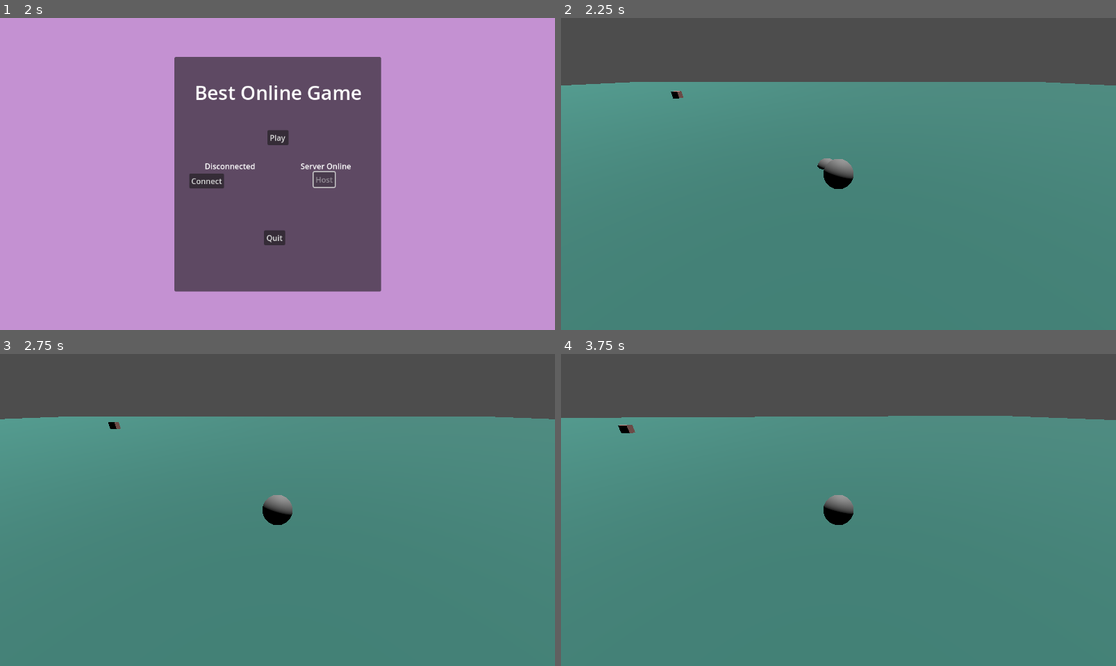
Above: before the commit, frames 1-4 (two rows, left to right).
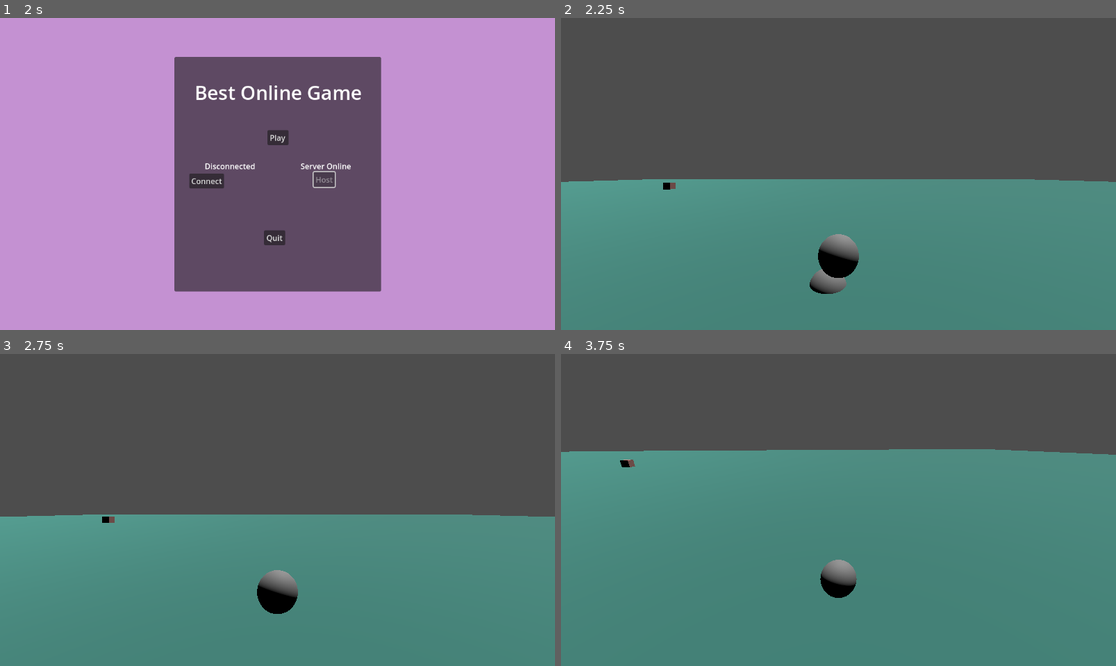
Above: after the commit, the same moments.

Repository: icvara/BestOnnlineGameEver
Game: Godot game, scene res://Menu/start_menu.tscn
The game is run twice, just before and just after one commit, with the same random seed, the same clock (stepped at 60 frames per second) and the same inputs.
Inputs (mouse positions are in pixels of both pictures, inside the frame that each line leads up to):
- Up to frame 1 (2 s): tap Enter at 0.5 s; move the mouse to (399, 158) at 0.52 s; hold D (right) 0.53-1.25 s; click "Host" at 1.25 s
- Up to frame 2 (2.25 s): click "Play" at 2 s
- Up to frame 3 (2.75 s): no input
- Up to frame 4 (3.75 s): tap Space at 2.75 s; move the mouse to (810, 510) at 2.77 s; hold W (up) from 2.78 s (still down); tap Enter at 3.5 s; move the mouse to (849, 503) at 3.52 s

Frame 1 is identical in both runs. In frame 2, 32% of the frame differs, in the area x 0-100%, y 20-89%; in frame 3, 32%; in frame 4, 12%.
Error before the commit: Invalid access to property or key 'global_transform' on a base object of type 'null instance'. (res://Player/player.gd:28)
Error after the commit: Invalid assignment of property or key 'position' with value of type 'Vector3' on a base object of type 'null instance'. (res://Player/player.gd:18)

Commit message:
movement SUCKS

Diff:
--- a/Player/player.gd
+++ b/Player/player.gd
@@ -1,37 +1,57 @@
 extends RigidBody3D
 
-@export var force_strength: float = 20.0
-@export var torque_strength: float = 5.0
-@export var target_path: NodePath  # assign your Camera3D here
+@export var rotation_speed := 0.005
+@export var camera_distance := 5.0
+@export var camera_height := 2.0
+@export var move_force := 2.0  # Adjust to taste
 
-var camera: Camera3D
+var yaw := 0.0
+var pitch := 0.0
 
-func _ready() -> void:
-	camera = get_node(target_path)
+var camera_pivot: Node3D = null
+var camera: Camera3D = null
 
-func _physics_process(delta: float) -> void:
-	var input_dir := Vector3.ZERO
+func _ready():
+	# Set initial camera offset
+	camera_pivot = %CameraPivot
+	camera = %CameraPivot/Camera
+	camera.position = Vector3(0, 0, camera_distance)
+	camera_pivot.position = Vector3(0, camera_height, 0)
+	Input.set_mouse_mode(Input.MOUSE_MODE_CAPTURED)  # Capture mouse
 
+
+func _physics_process(delta):
+	var input_vector := Vector3.ZERO
+		# Update camera pivot to follow ball position + height
+	camera_pivot.global_position = global_position + Vector3(0, camera_height, 0)
+	# Get input
 	if Input.is_action_pressed("up"):
-		input_dir.z += 1
+		input_vector.z -= 1
 	if Input.is_action_pressed("down"):
-		input_dir.z -= 1
+		input_vector.z += 1
 	if Input.is_action_pressed("left"):
-		input_dir.x += 1
+		input_vector.x -= 1
 	if Input.is_action_pressed("right"):
-		input_dir.x -= 1
+		input_vector.x += 1
 
-	if input_dir != Vector3.ZERO:
-		input_dir = input_dir.normalized()
+	if input_vector != Vector3.ZERO:
+		input_vector = input_vector.normalized()
 
-		# Camera-relative movement
-		var forward = -camera.global_transform.basis.z
-		var right = camera.global_transform.basis.x
-		var move_dir = (forward * input_dir.z + right * input_dir.x).normalized()
+		# Rotate input to match camera orientation
+		var cam_yaw :float= camera_pivot.rotation.y
+		var direction := input_vector.rotated(Vector3.UP, cam_yaw)
 
-		# Apply force
-		apply_central_force(move_dir * force_strength)
+		# Apply force in the desired direction
+		apply_torque_impulse(direction.cross(Vector3.UP) * move_force)
 
-		# Optional torque for rolling
-		var torque = Vector3(input_dir.z, 0, -input_dir.x) * torque_strength
-		apply_torque(Vector3(input_dir.z, 0, -input_dir.x) * torque_strength)
+func _unhandled_input(event):
+	if event is InputEventMouseMotion:
+		# Rotate camera based on mouse movement
+		yaw -= event.relative.x * rotation_speed
+		pitch -= event.relative.y * rotation_speed
+
+		# Clamp vertical rotation to avoid flipping
+		pitch = clamp(pitch, -1.0, 1.2)
+
+		# Apply rotation to pivot
+		camera_pivot.rotation = Vector3(pitch, yaw, 0)
--- a/Player/player.tscn
+++ b/Player/player.tscn
@@ -13,9 +13,6 @@
 
 [node name="Player" type="RigidBody3D"]
 script = ExtResource("1_l8h54")
-force_strength = null
-torque_strength = null
-target_path = null
 
 [node name="CollisionShape3D" type="CollisionShape3D" parent="."]
 shape = SubResource("SphereShape3D_l8h54")
--- /dev/null
+++ b/camera_pivot.gd
@@ -0,0 +1,26 @@
+extends Node3D
+
+@export var rotation_speed := 0.005
+@export var camera_distance := 5.0
+@export var camera_height := 2.0
+
+var yaw := 0.0
+var pitch := 0.0
+@onready var camera := $Camera
+
+func _ready():
+	camera.position = Vector3(0, 0, camera_distance)
+	Input.set_mouse_mode(Input.MOUSE_MODE_CAPTURED)
+
+func _unhandled_input(event):
+	if event is InputEventMouseMotion:
+		yaw -= event.relative.x * rotation_speed
+		pitch -= event.relative.y * rotation_speed
+		pitch = clamp(pitch, -1.0, 1.2)
+		rotation = Vector3(pitch, yaw, 0)
+
+func _process(delta):
+	# Follow the ball position
+	var ball = get_parent().get_node_or_null("Ball")  # adjust path if needed
+	if ball:
+		global_position = ball.global_position + Vector3(0, camera_height, 0)
--- /dev/null
+++ b/camera_pivot.tscn
@@ -0,0 +1,8 @@
+[gd_scene load_steps=2 format=3 uid="uid://ceq2hjebodg2h"]
+
+[ext_resource type="Script" uid="uid://cqi2urn0mbsa6" path="res://camera_pivot.gd" id="1_t5kuf"]
+
+[node name="CameraPivot" type="Node3D"]
+script = ExtResource("1_t5kuf")
+
+[node name="Camera" type="Camera3D" parent="."]
--- /dev/null
+++ b/player_node.tscn
@@ -0,0 +1,12 @@
+[gd_scene load_steps=2 format=3 uid="uid://euf6egnlr2ks"]
+
+[ext_resource type="PackedScene" uid="uid://dy8w6mr8jgjfy" path="res://Player/player.tscn" id="1_rpa53"]
+
+[node name="Player_node" type="Node3D"]
+
+[node name="Player" parent="." instance=ExtResource("1_rpa53")]
+
+[node name="CameraPivot" type="Node3D" parent="."]
+unique_name_in_owner = true
+
+[node name="Camera" type="Camera3D" parent="CameraPivot"]
--- a/world/level_0.tscn
+++ b/world/level_0.tscn
@@ -1,8 +1,7 @@
-[gd_scene load_steps=7 format=3 uid="uid://dcv2lkwh74kjy"]
+[gd_scene load_steps=6 format=3 uid="uid://dcv2lkwh74kjy"]
 
 [ext_resource type="PackedScene" uid="uid://cpec2j1xmw03l" path="res://world/target.tscn" id="1_gaw6k"]
-[ext_resource type="PackedScene" uid="uid://dy8w6mr8jgjfy" path="res://Player/player.tscn" id="1_wr4sc"]
-[ext_resource type="PackedScene" uid="uid://batwfw8acwjyg" path="res://camera_3d.tscn" id="2_gaw6k"]
+[ext_resource type="PackedScene" uid="uid://euf6egnlr2ks" path="res://player_node.tscn" id="2_gaw6k"]
 
 [sub_resource type="StandardMaterial3D" id="StandardMaterial3D_1pyxk"]
 albedo_color = Color(0.24952677, 0.51298195, 0.46976316, 1)
@@ -34,14 +33,8 @@
 [node name="CollisionShape3D2" type="CollisionShape3D" parent="ground/StaticBody3D"]
 shape = SubResource("ConcavePolygonShape3D_fapyx")
 
-[node name="Player" parent="." instance=ExtResource("1_wr4sc")]
-transform = Transform3D(0.080529496, 0, 0.9967522, 0, 1, 0, -0.9967522, 0, 0.080529496, 0.31608248, 1.3907311, 3.2193692)
-force_strength = 20.0
-torque_strength = 5.0
-target_path = NodePath("../Camera3D")
-
 [node name="DirectionalLight3D" type="DirectionalLight3D" parent="."]
 transform = Transform3D(0.4157299, 0.86541176, 0.27969816, 0.1546018, -0.37030214, 0.9159558, 0.8962515, -0.33754823, -0.2877398, 2.884136, 11.926075, 1.2868397)
 
-[node name="Camera3D" parent="." instance=ExtResource("2_gaw6k")]
-target_path = NodePath("../Player")
+[node name="Player_node" parent="." instance=ExtResource("2_gaw6k")]
+transform = Transform3D(1, 0, 0, 0, 1, 0, 0, 0, 1, 0, 0.93152165, 0)
Not shown, added: camera_pivot.gd.uid
